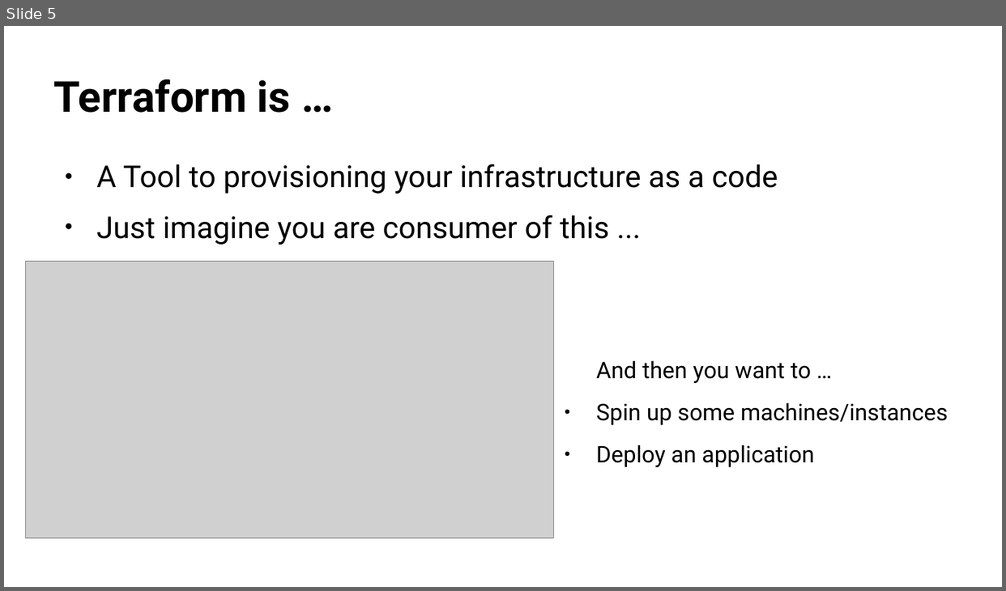
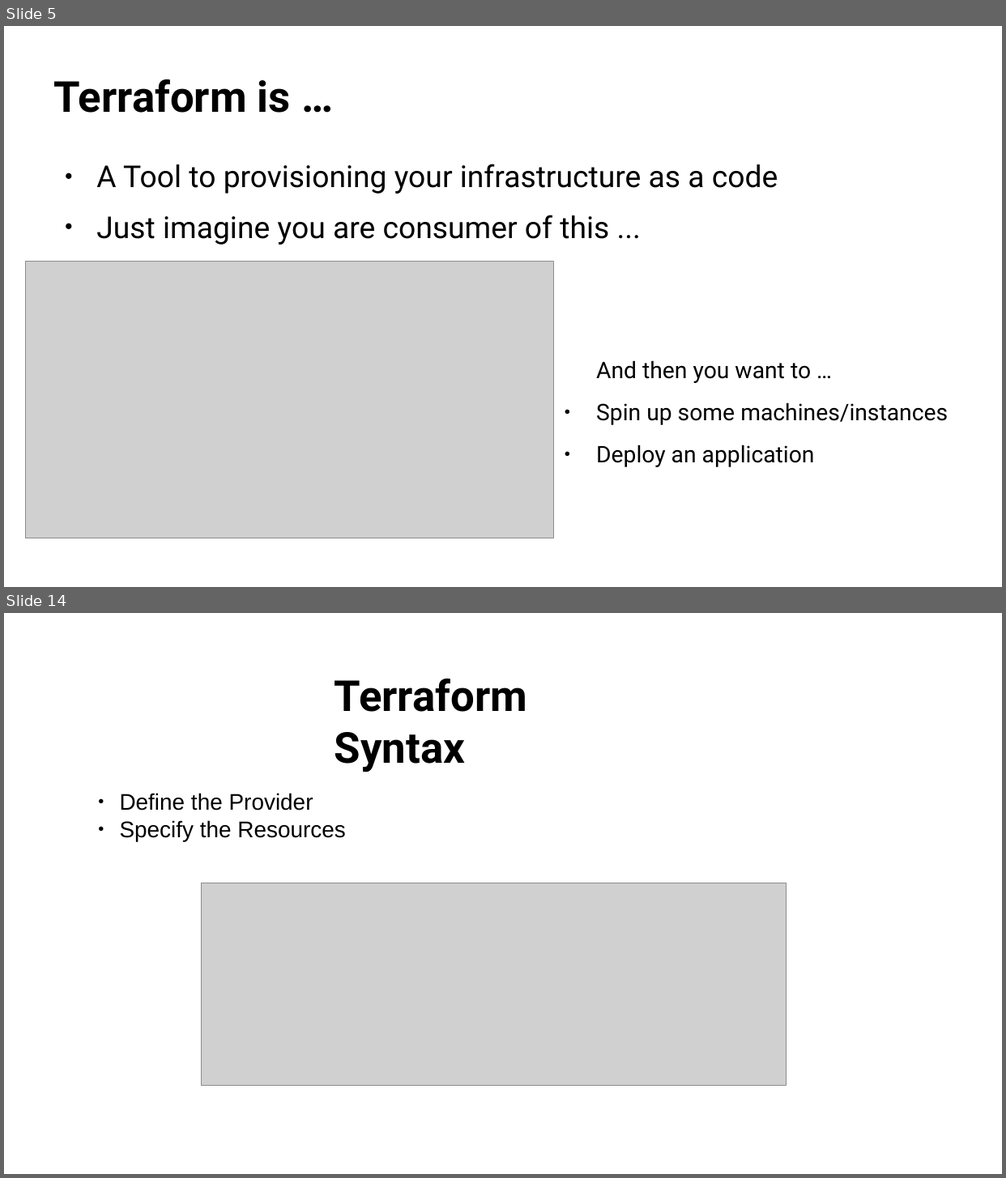
Before and after one commit to dhenandi/osas19-terraform, a slide deck: presentation/openSUSE Deployment on Linode using Terraform - Dhenandi Putra - oSAS19.odp. Shown one above the other, each under a label of ours: slide 5 before the commit, slides 5 and 14 after it; the slides between them are not shown. The pictures are 1006x591 and 1006x1178 pixels, drawn with LibreOffice and Linux fonts; fonts in the diff are those of the drawing; grey boxes stand for pictures; background and template pictures are left out. Boxes give left, top, right and bottom in pixels: in the first picture for what was removed or moved away, otherwise in the second. Text is boxed around its words. In the diff, an @@ line names an element or a change of style, - is before the commit and + after.

```diff
--- a/presentation/openSUSE Deployment on Linode using Terraform - Dhenandi Putra - oSAS19.odp
+++ b/presentation/openSUSE Deployment on Linode using Terraform - Dhenandi Putra - oSAS19.odp
@@ slide 14 added at (x1=4, y1=613, x2=1002, y2=1174), background #FFFFFF @@
@@ title added at (x1=334, y1=679, x2=527, y2=773), 34 pt, text #000000, bold @@
+Terraform Syntax
@@ text added at (x1=120, y1=793, x2=346, y2=841), 18 pt, text #000000 @@
+● Define the Provider
+● Specify the Resources
@@ picture added at (x1=202, y1=883, x2=786, y2=1086) @@
```
Also in this commit, not shown: 3 slides changed, 8 other slides added, 6 other files.
